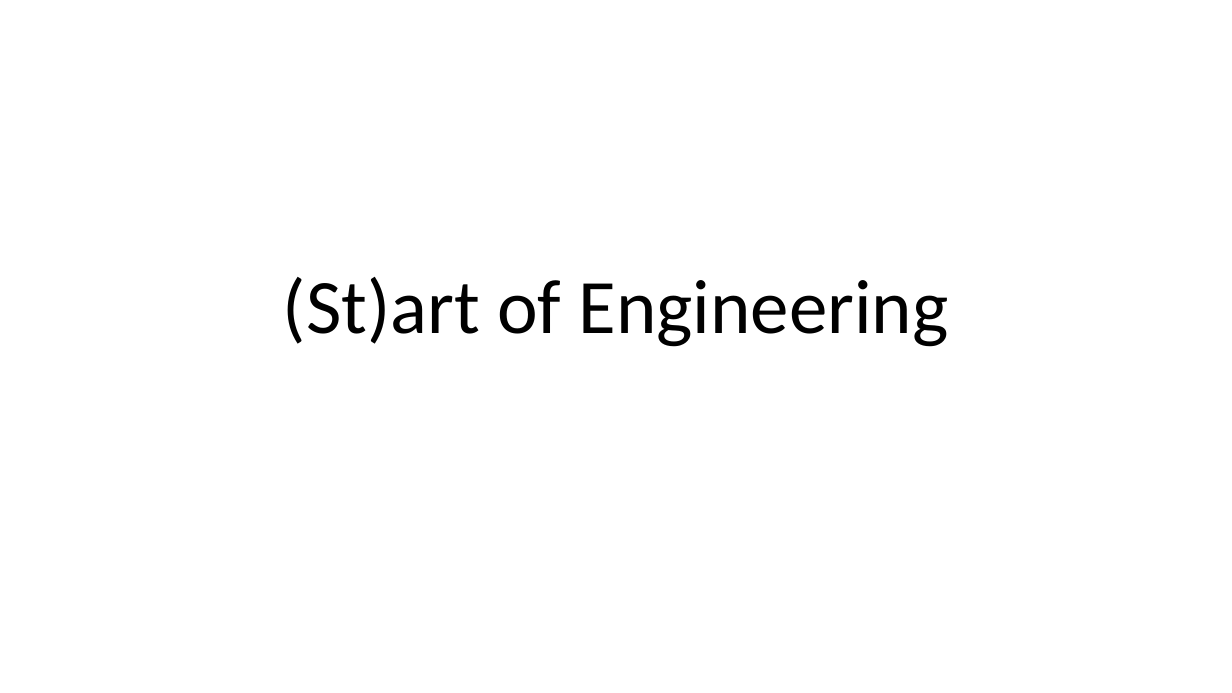
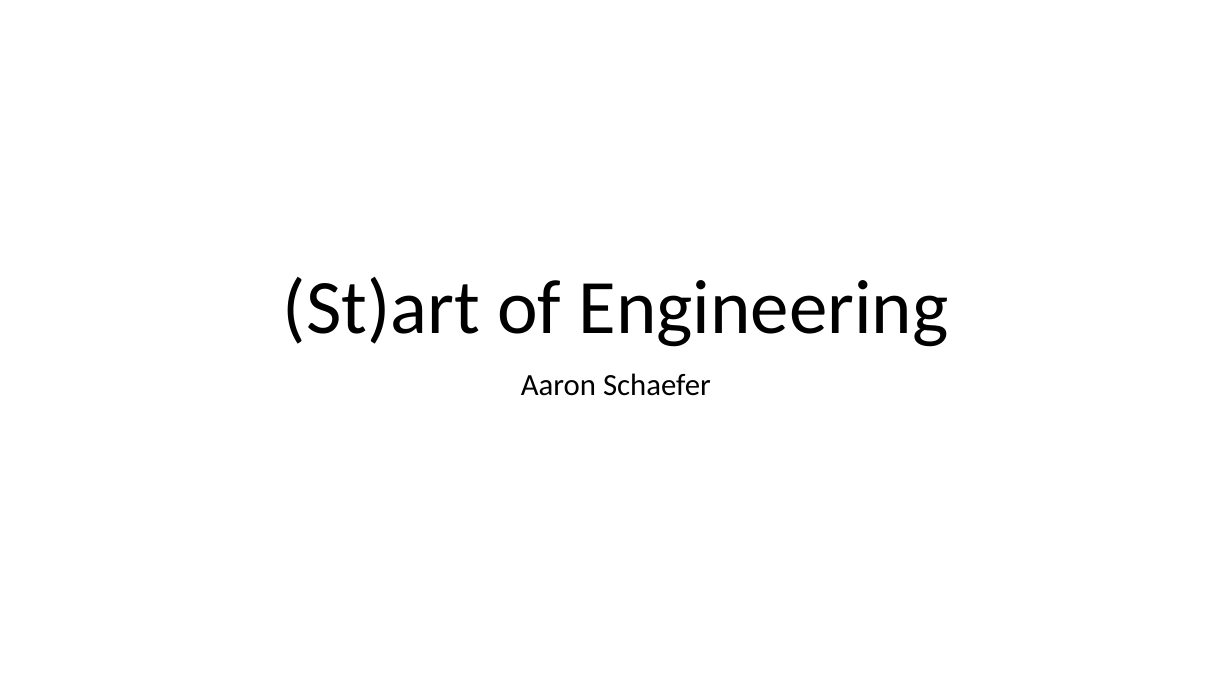
Before and after one commit to aatron/presentations, a slide deck: slide 1 of 20161025_StartOfEngineering.pptx. Drawn at 1232x693 pixels with LibreOffice and Linux fonts; fonts in the diff are those of the drawing. Boxes give left, top, right and bottom in pixels: in the first picture for what was removed or moved away, otherwise in the second. Text is boxed around its words. In the diff, an @@ line names an element or a change of style, - is before the commit and + after.

```diff
--- a/20161025_StartOfEngineering.pptx
+++ b/20161025_StartOfEngineering.pptx
@@ subtitle added at (521,373,711,396), 24 pt, text #000000 @@
+Aaron Schaefer
```
Also in this commit, not shown: 1 other file.
